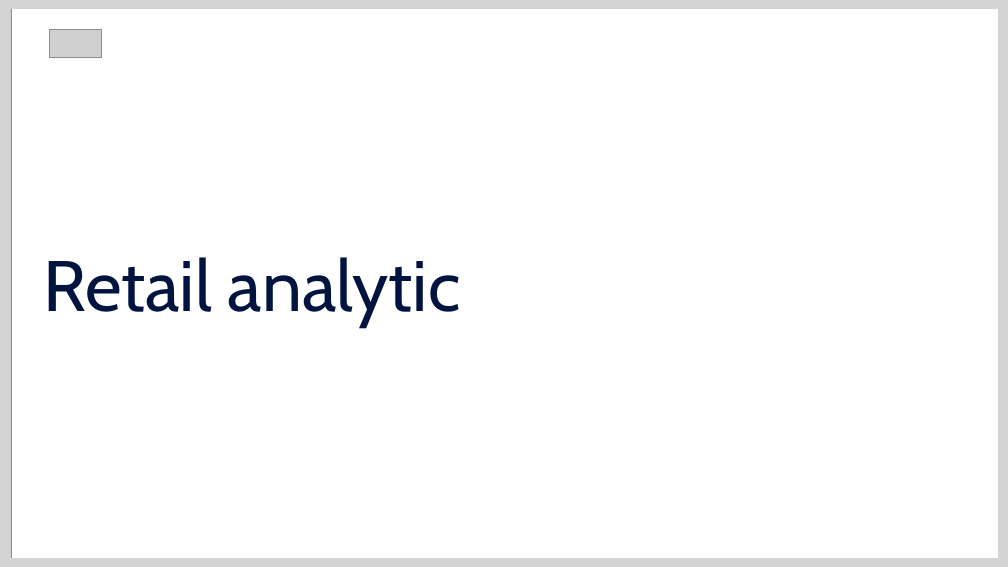
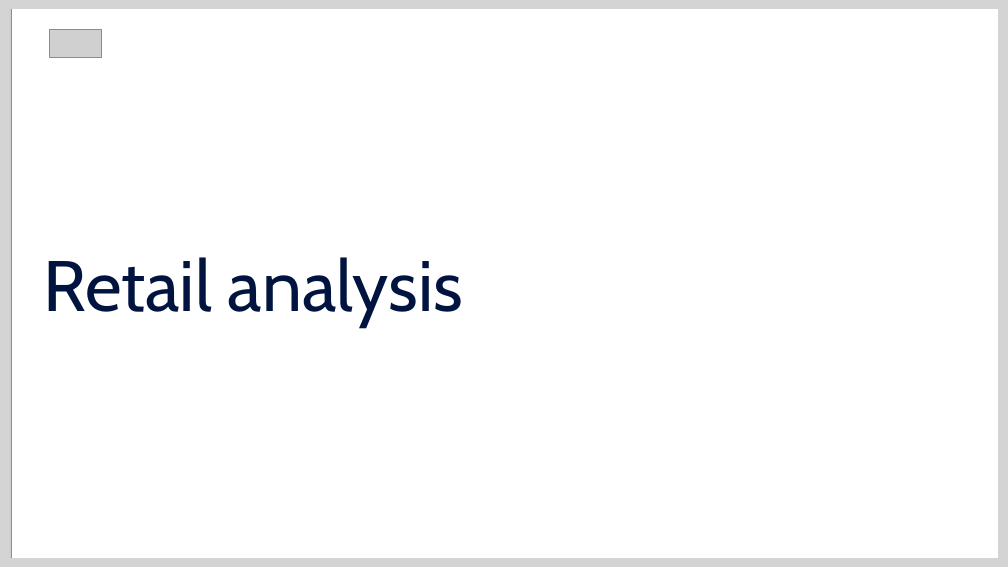
Before and after one commit to tmucho/Africa-Data-School, a slide deck: slide 1 of Retail Analysis/011 Reatail Analytics.pptx. Drawn at 1008x567 pixels with LibreOffice and Linux fonts; fonts in the diff are those of the drawing; grey boxes stand for pictures. Boxes give left, top, right and bottom in pixels: in the first picture for what was removed or moved away, otherwise in the second. Text is boxed around its words. In the diff, an @@ line names an element or a change of style, - is before the commit and + after.

```diff
--- a/Retail Analysis/011 Reatail Analytics.pptx
+++ b/Retail Analysis/011 Reatail Analytics.pptx
@@ text at [43, 257, 463, 327]: text changed @@
-Retail analytic
+Retail analysis
```
Also in this commit, not shown: 8 other files.
